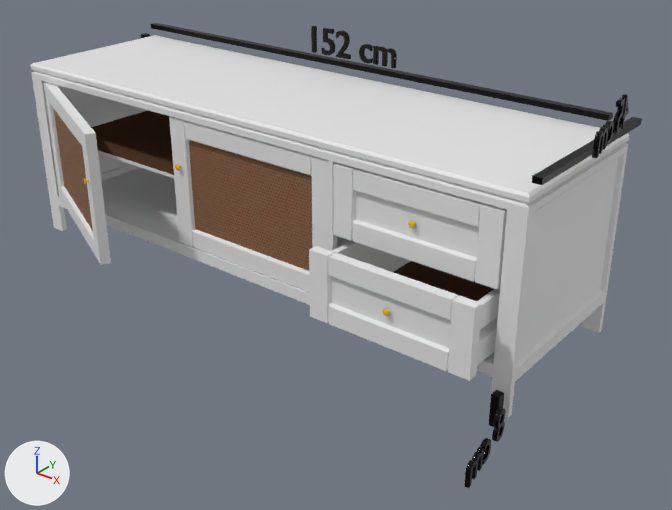
Before and after pictures for a commit that changed the Blender file Produto/ficheiro_gltf/TV_vewV2.blend.
Rendered twice from a 50 mm camera at (14.67, -16.72, 11.3) aimed at (1.75, -0.57, 1.29). The lights are fixed; the arrows at lower left show +X, +Y and +Z.

In view in the first picture: 'Cube_Comprimento', 'Cube_Largura', 'doorLeft', 'doorRight', 'drawerDown', 'drawerUp', 'rack', 'shelf', 'txt_Canto', 'txt_Comprimento', 'txt_Largura'.
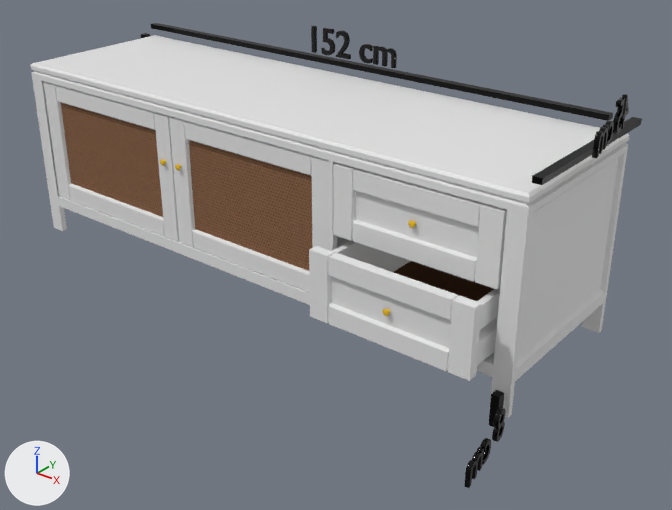
Edits to the bpy script that builds the scene:
```text
Change ob_doorleft:
    ob_doorleft.rotation_euler: (0.0, 0.0, -0.436) -> (0.0, 0.0, -0.000348)  # degrees (0, 0, -25) -> degrees (0, 0, -0)
```

Where the change shows, as pixel boxes [x1, y1, x2, y2] in the pictures (672 x 510 px):
'doorLeft', turned
    before: [43, 82, 111, 265]
    after: [43, 82, 179, 241]
'shelf', unchanged, covered by the edit
    before: [91, 110, 174, 178]
